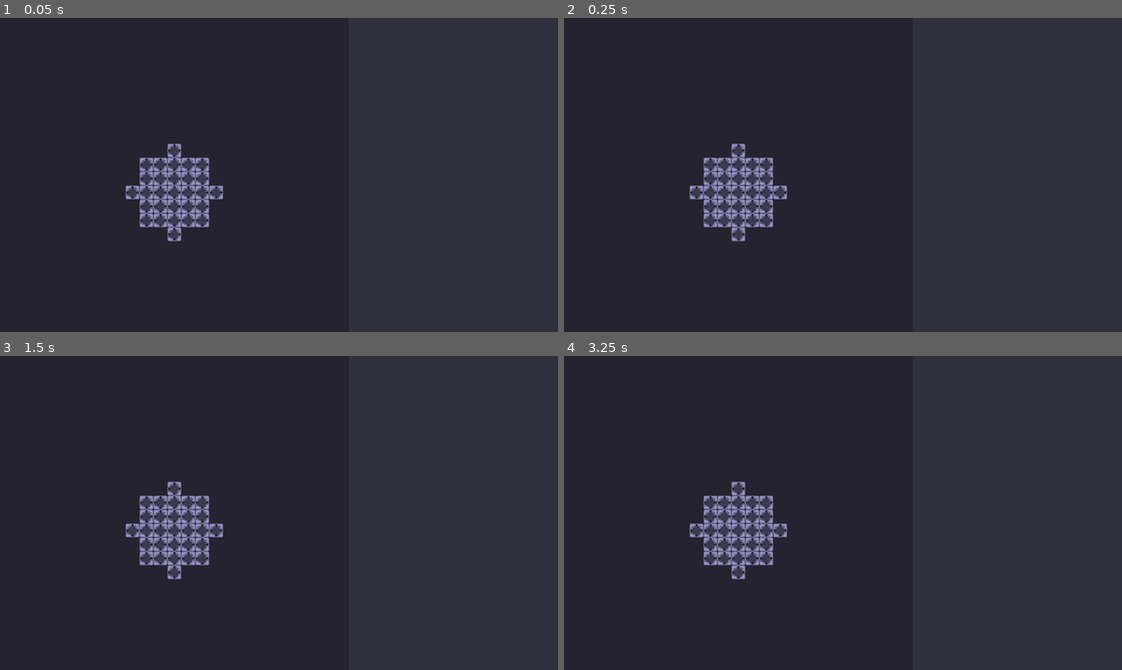
Above: before the commit, frames 1-4 (two rows, left to right).
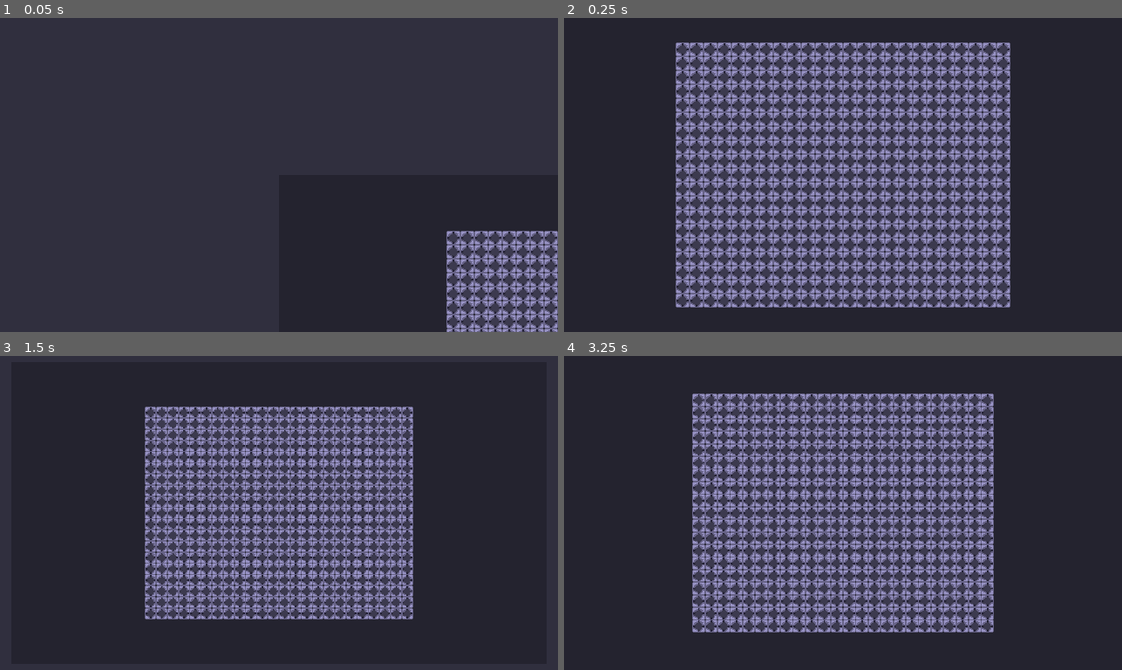
Above: after the commit, the same moments.

Repository: FVT34U/grinding_rooms
Game: Godot game, scene res://map/game_map.tscn
Same seed, same stepped clock (60 frames per second), same inputs: the game is played once before the commit and once after it.
Inputs (mouse positions are in pixels of both pictures, inside the frame that each line leads up to):
- Up to frame 1 (0.05 s): no input
- Up to frame 2 (0.25 s): no input
- Up to frame 3 (1.5 s): tap Enter at 0.5 s; move the mouse to (401, 497) at 0.52 s; tap Middle mouse button (middle_mouse, bound only after the com… at 0.6 s; tap Mouse wheel down (scroll_down, bound only after the commit) at 0.8, 1.35 s; tap Space at 1.25 s; move the mouse to (167, 528) at 1.27 s
- Up to frame 4 (3.25 s): tap Mouse wheel up (scroll_up, bound only after the commit) at 1.55, 2.1 s; tap Enter at 2 s; move the mouse to (898, 443) at 2.02 s; tap Middle mouse button (middle_mouse, bound only after the com… at 2.3, 2.85 s; tap Space at 2.75 s; move the mouse to (815, 575) at 2.77 s; tap Mouse wheel down (scroll_down, bound only after the commit) at 3.05 s

The runs differ from the first frame. In frame 1, 5.9% of the frame differs, in the area x 22-100%, y 40-100%; in frame 2, 40%, in the area x 20-80%, y 7-93%; in frame 3, 26%; in frame 4, 33%.

Commit message:
add camera management

Diff:
--- /dev/null
+++ b/map/camera_2d.gd
@@ -0,0 +1,24 @@
+extends Camera2D
+
+
+@export var zoom_step := 0.1
+@export var min_zoom := 0.5
+@export var max_zoom := 2.0
+
+
+func _ready() -> void:
+	await get_tree().create_timer(0.1).timeout
+	position = get_parent().get_room_center_coords()
+
+
+func _process(delta: float) -> void:
+	if Input.is_action_just_pressed("scroll_up"):
+		var new_x = zoom.x + zoom_step if zoom.x + zoom_step <= max_zoom else zoom.x
+		var new_y = zoom.y + zoom_step if zoom.y + zoom_step <= max_zoom else zoom.y
+		zoom = Vector2(new_x, new_y)
+	if Input.is_action_just_pressed("scroll_down"):
+		var new_x = zoom.x - zoom_step if zoom.x - zoom_step >= min_zoom else zoom.x
+		var new_y = zoom.y - zoom_step if zoom.y - zoom_step >= min_zoom else zoom.y
+		zoom = Vector2(new_x, new_y)
+	if Input.is_action_just_pressed("middle_mouse"):
+		zoom = Vector2.ONE
--- a/map/game_manager.gd
+++ b/map/game_manager.gd
@@ -4,12 +4,16 @@
 var room_counter := 0
 
 
-func _init():
+func get_room_center_coords() -> Vector2:
+	return current_room.get_room_center_coords()
+
+
+func _ready() -> void:
 	var rng = RandomNumberGenerator.new()
 	if GlobalParameters.rng_seed != "default":
 		rng.seed = hash(GlobalParameters.rng_seed)
 
-	var room = CircleRoom.new(25, 25)
+	var room = RectRoom.new(48, 27)
 	room.name = "Room_%s" % [room_counter]
 
 	if not room.generate(): return
@@ -19,9 +23,5 @@
 	room_counter += 1
 
 
-func _ready() -> void:
-	pass
-
-
 func _process(_delta: float) -> void:
 	pass
--- a/map/game_map.tscn
+++ b/map/game_map.tscn
@@ -1,9 +1,10 @@
-[gd_scene load_steps=2 format=3 uid="uid://bfr5l2o2co7es"]
+[gd_scene load_steps=3 format=3 uid="uid://bfr5l2o2co7es"]
 
 [ext_resource type="Script" uid="uid://dbxpkt65jjcjb" path="res://map/game_manager.gd" id="1_f2kjn"]
+[ext_resource type="Script" uid="uid://co4ljtruggwac" path="res://map/camera_2d.gd" id="2_lhyto"]
 
 [node name="GameMap" type="Node2D"]
 script = ExtResource("1_f2kjn")
 
 [node name="Camera2D" type="Camera2D" parent="."]
-offset = Vector2(320, 180)
+script = ExtResource("2_lhyto")
--- a/project.godot
+++ b/project.godot
@@ -24,11 +24,28 @@
 window/size/viewport_width=640
 window/size/viewport_height=360
 window/stretch/mode="viewport"
-window/stretch/aspect="expand"
-window/stretch/scale_mode="integer"
+
+[input]
+
+scroll_up={
+"deadzone": 0.2,
+"events": [Object(InputEventMouseButton,"resource_local_to_scene":false,"resource_name":"","device":-1,"window_id":0,"alt_pressed":false,"shift_pressed":false,"ctrl_pressed":false,"meta_pressed":false,"button_mask":8,"position":Vector2(101, 21),"global_position":Vector2(110, 69),"factor":1.0,"button_index":4,"canceled":false,"pressed":true,"double_click":false,"script":null)
+]
+}
+scroll_down={
+"deadzone": 0.2,
+"events": [Object(InputEventMouseButton,"resource_local_to_scene":false,"resource_name":"","device":-1,"window_id":0,"alt_pressed":false,"shift_pressed":false,"ctrl_pressed":false,"meta_pressed":false,"button_mask":16,"position":Vector2(115, 20),"global_position":Vector2(124, 68),"factor":1.0,"button_index":5,"canceled":false,"pressed":true,"double_click":false,"script":null)
+]
+}
+middle_mouse={
+"deadzone": 0.2,
+"events": [Object(InputEventMouseButton,"resource_local_to_scene":false,"resource_name":"","device":-1,"window_id":0,"alt_pressed":false,"shift_pressed":false,"ctrl_pressed":false,"meta_pressed":false,"button_mask":4,"position":Vector2(100, 16),"global_position":Vector2(109, 64),"factor":1.0,"button_index":3,"canceled":false,"pressed":true,"double_click":false,"script":null)
+]
+}
 
 [rendering]
 
+textures/canvas_textures/default_texture_filter=0
 renderer/rendering_method="gl_compatibility"
 renderer/rendering_method.mobile="gl_compatibility"
 environment/defaults/default_clear_color=Color(0.188123, 0.18332, 0.241171, 1)
--- a/rooms/base_room/base_room.gd
+++ b/rooms/base_room/base_room.gd
@@ -19,3 +19,10 @@
 
 func generate() -> bool:
 	return false
+
+
+func get_room_center_coords() -> Vector2:
+	var x = float(self.width) / 2 * GlobalParameters.sprites_pixel_size
+	var y = float(self.height) / 2 * GlobalParameters.sprites_pixel_size
+
+	return Vector2(x, y)
Not shown, added: map/camera_2d.gd.uid
